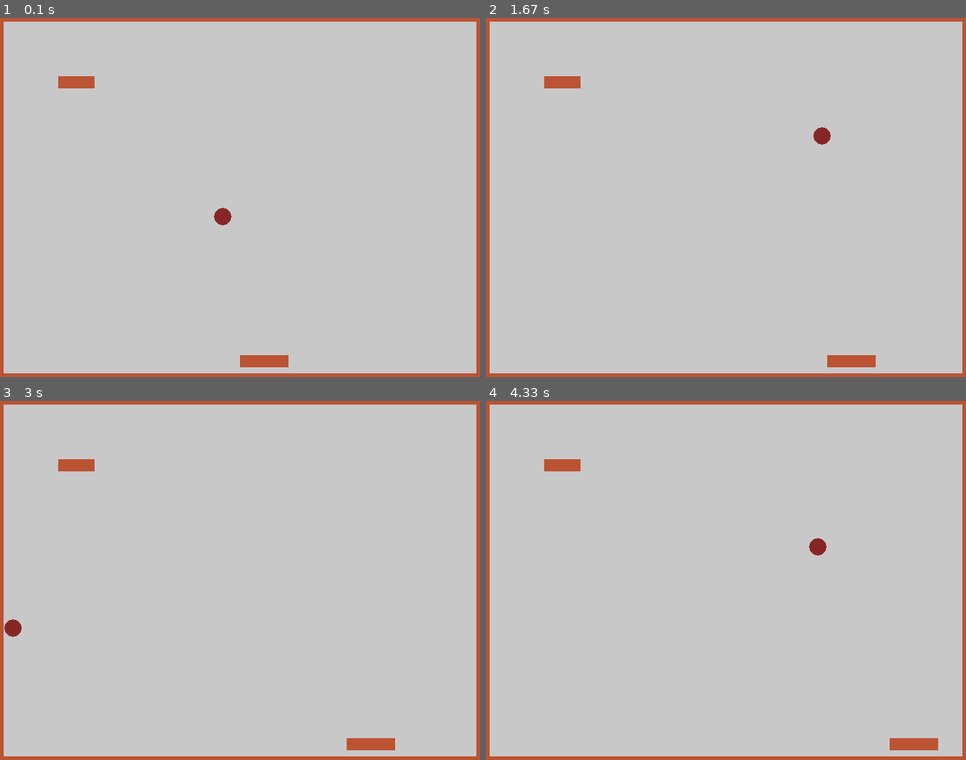
Above: before the commit, frames 1-4 (two rows, left to right).
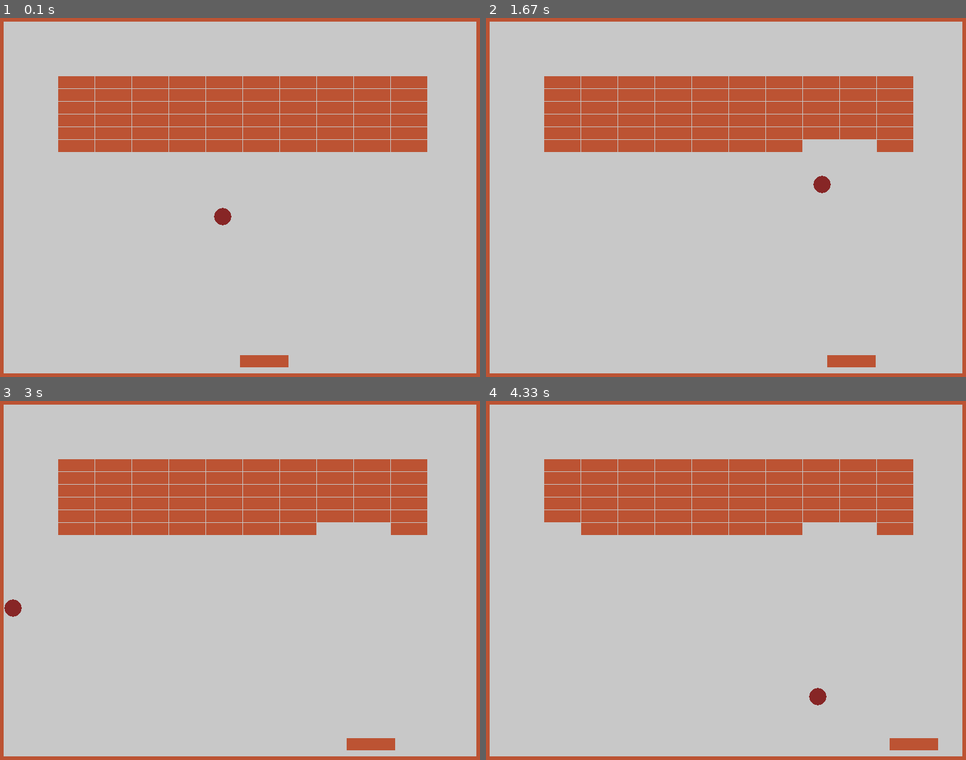
Above: after the commit, the same moments.

Repository: petros-ioannidis/arkanoid-pygame
Game: pygame game, started from arkanoid.py
Two runs of this game, one before a commit and one after it. Both use one fixed random seed, a clock stepped at 60 frames per second and the inputs below. The source is Python 2; it was converted automatically to run under Python 3.
Inputs:
- Up to frame 1 (0.1 s): no input
- Up to frame 2 (1.67 s): hold Right 0.33-0.8 s; hold Right 0.83-1.3 s; hold Left from 1.33 s (still down)
- Up to frame 3 (3 s): release Left at 1.87 s; hold Left 1.9-2.3 s; hold Right 2.33-2.97 s
- Up to frame 4 (4.33 s): hold Left 3-3.47 s; hold Right 3.5-3.97 s; hold Right from 4 s (still down)

The runs differ from the first frame. In frame 1, 15% of the frame differs, in the area x 12-90%, y 16-38%; in frame 2, 15%; in frame 3, 15%; in frame 4, 15%.

Commit message:
Sample stage created

Diff:
--- a/game.py
+++ b/game.py
@@ -58,6 +58,9 @@
 
         #random block position
         block = Block((100,100),self.blocks)
+        for dimx in range(10):
+            for dimy in range(6):
+                block = Block((100 + dimx*61,100 + dimy*21),self.blocks)
 
         sprites.add(self.walls)
         sprites.add(self.players)
--- a/racket.py
+++ b/racket.py
@@ -17,11 +17,10 @@
         #it should be more generic
         self.image = pygame.transform.scale(self.image,(80,20))
         self.position = (int(position[0]), position[1] - self.image.get_size()[1]- 10)
-        print self.position
         self.rect = pygame.rect.Rect(self.position, self.image.get_size())
         self.dim = (80, 20)
         self.rotation = dict()
-        self.max_angle = 2*pi-pi/3
+        self.max_angle = pi + pi/2
         #how many pieces has the racket(accuracy for angles)
 
     def calculate_speed(self, collided_object):
